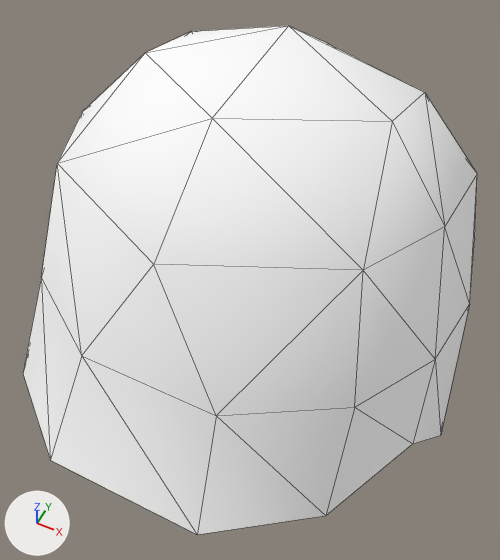
Two versions of the glTF model public/3d/item/model__item__manequin_hd.ofs_14/code_head09.gltf, one commit apart.
Rendered twice from a 50 mm camera at (0.354, -0.714, 2.8) aimed at (0.022, -0.051, 1.97). The lights are fixed; the arrows at lower left show +X, +Y and +Z. The first picture is the older version. Mesh edges are drawn as thin lines.

The first picture shows 'code_head09.001'.
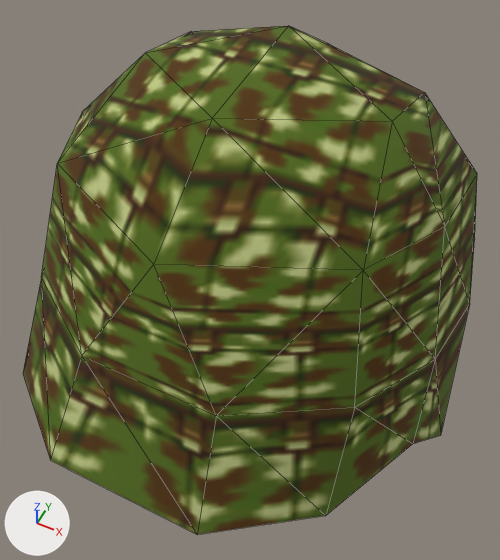
Boxes [x1, y1, x2, y2] around the edits, measured in the pictures (500 x 560 px):
'code_head09.001', surface changed (white to green)
    both: [23, 26, 477, 535]

Diff of the bpy script that builds the scene:
```diff
--- a/public/3d/item/model__item__manequin_hd.ofs_14/code_head09.gltf.py
+++ b/public/3d/item/model__item__manequin_hd.ofs_14/code_head09.gltf.py
@@ img_c08_hat @@
+img_c08_hat = load_image('c08_hat', '_unpacked/c08_hat', 32, 32, 'sRGB')
@@ mat_c08_hat09 @@
 mat_c08_hat09 = principled_material('c08_hat09')
-mat_c08_hat09.base_color = (1.0, 1.0, 1.0)  # white #ffffff
+mat_c08_hat09.texture = img_c08_hat
 mat_c08_hat09.roughness = 1.0
```
